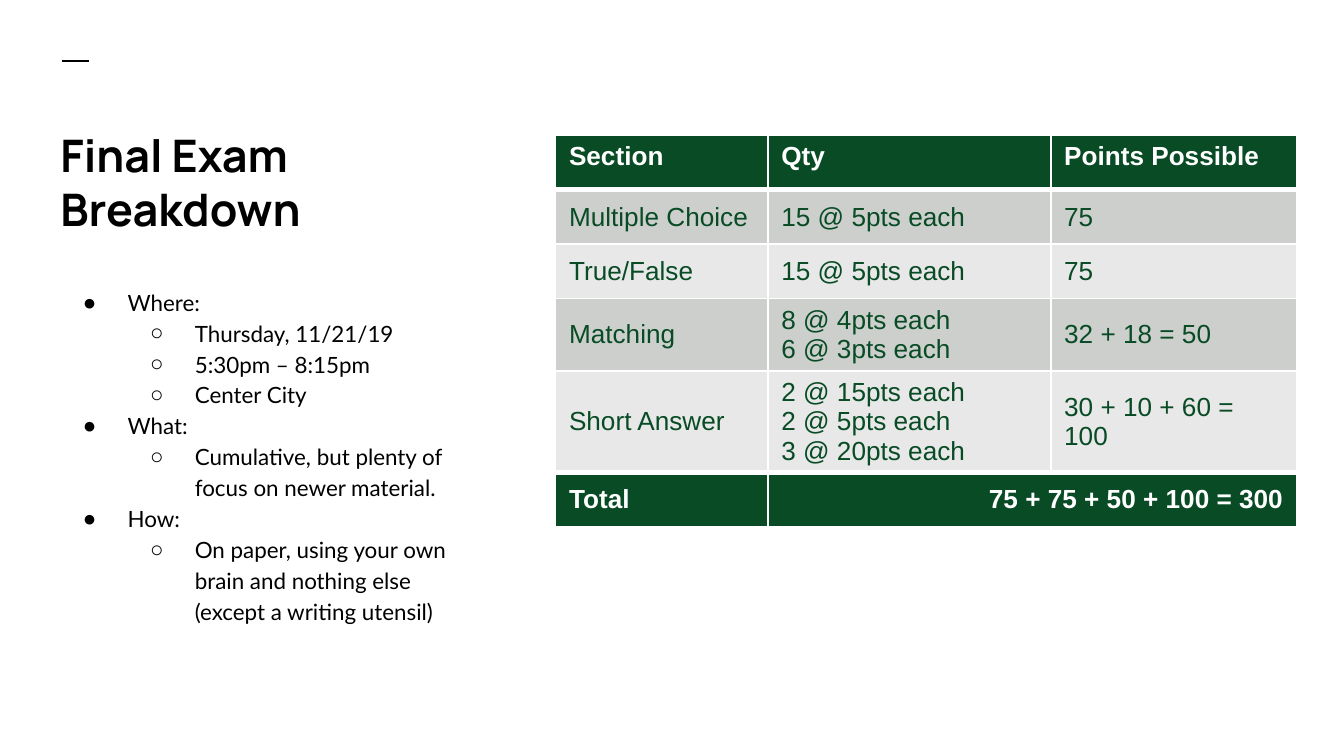
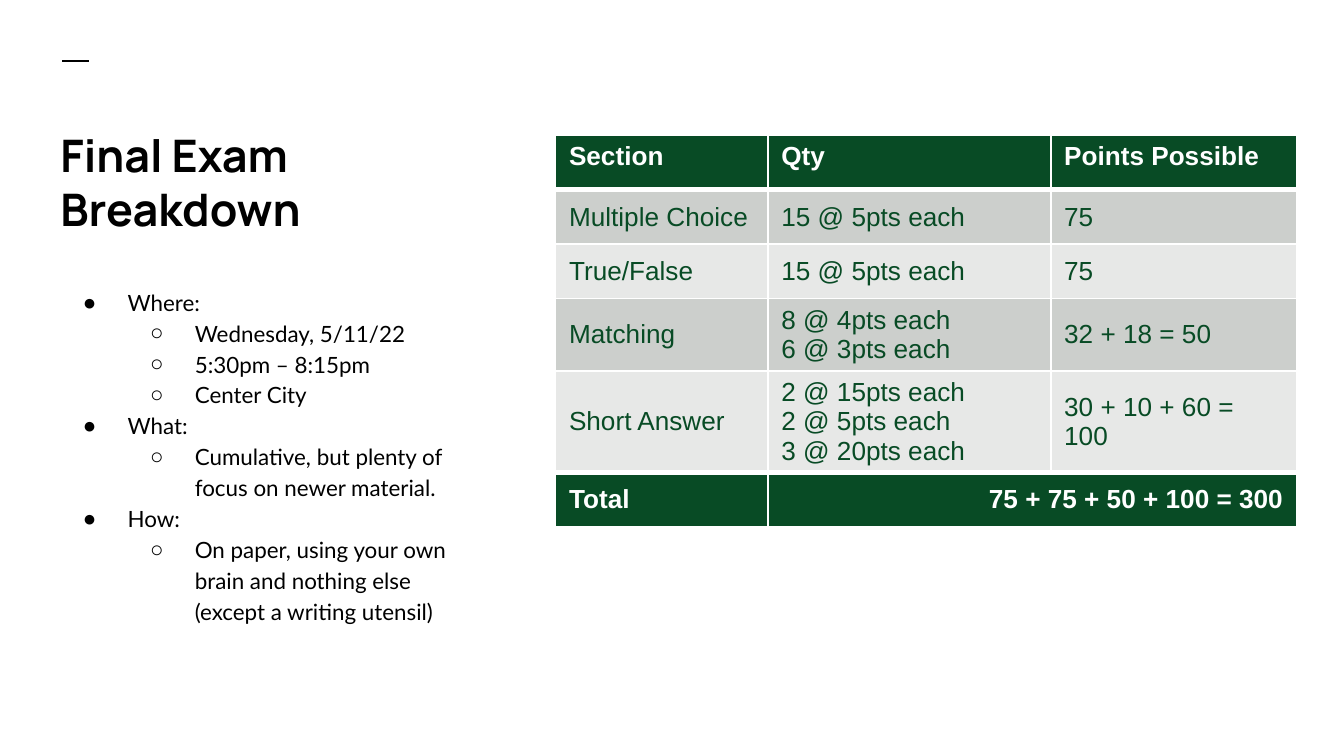
Before and after one commit to colbyford/DSBA6190-CloudComputing, a slide deck: slide 2 of 7 - Final Exam/Review.pptx. Drawn at 1344x756 pixels with LibreOffice and Linux fonts; fonts in the diff are those of the drawing. Boxes give left, top, right and bottom in pixels: in the first picture for what was removed or moved away, otherwise in the second. Text is boxed around its words. In the diff, an @@ line names an element or a change of style, - is before the commit and + after.

```diff
--- a/7 - Final Exam/Review.pptx
+++ b/7 - Final Exam/Review.pptx
@@ text at [195,325,405,346]: text changed @@
-  ○ Thursday, 11/21/19
+  ○ Wednesday, 5/11/22
```
